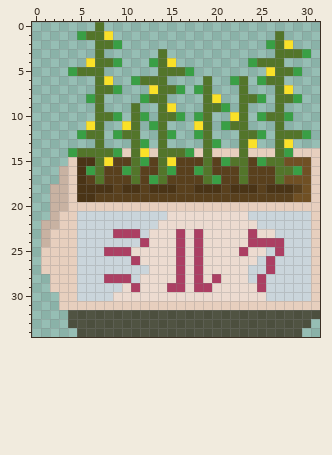
Pixel-art sprite: Assets/Overworld/House/long_plants.png. The first picture shows the starting point.
The file is 32x35 pixels. Colours within 5 levels of each other are drawn and written as one.
After:
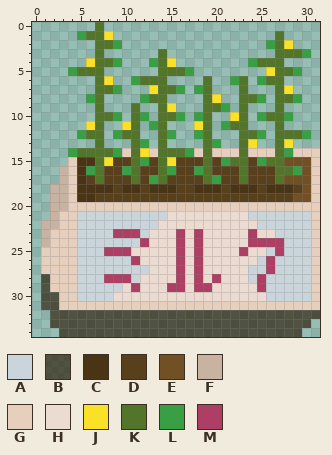
Palette (. is transparent): A #cad5db  B #30230fb0  C #4a3416  D #59401d  E #705024  F #c8b2a2  G #e7cfbe  H #ecdbd0  J #fae128  K #53752a  L #399f45  M #ac3f63
The commit says: Update long_plants.png make shadow betta
The exact change:
Colour B now appears in rows 28 to 29 at x 1; in rows 30 to 31 at x 1 to 2; in rows 32 to 33 at x 2 to 3; in row 34 at x 3 to 4.
Where, in picture pixels (left, top, right, bottom), the same in both pictures:
added: (41, 274, 77, 337)
